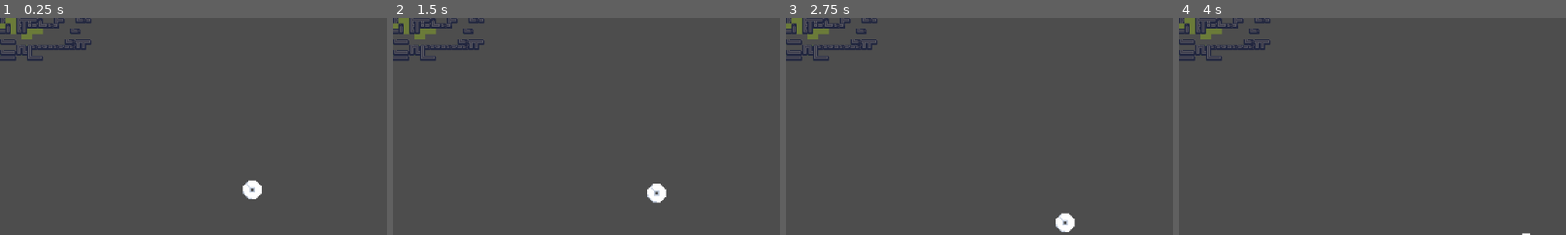
Above: before the commit, frames 1-4 (left to right).
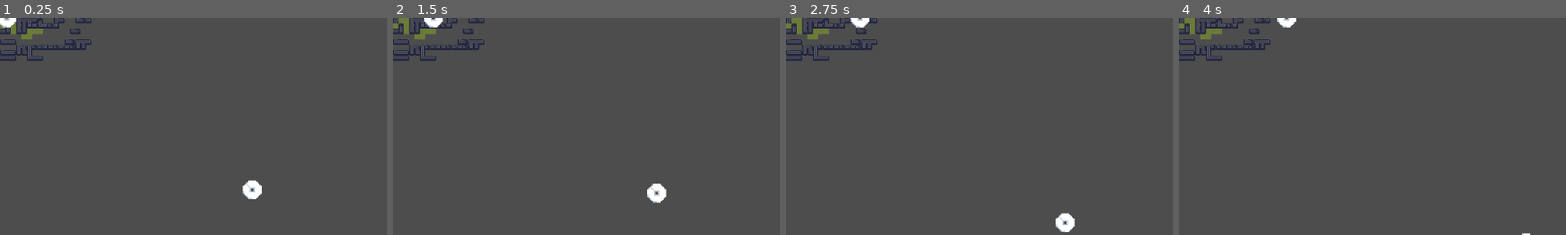
Above: after the commit, the same moments.

Repository: Lysquid/GMTK-2023
Game: Godot game, scene res://src/main.tscn
The game is run twice, just before and just after one commit, with the same random seed, the same clock (stepped at 60 frames per second) and the same inputs.
Inputs (mouse positions are % of the whole screen's width and height, from its top left):
- Up to frame 1 (0.25 s): no input
- Up to frame 2 (1.5 s): move the mouse to (33, 40) at 0.52 s; click (33, 40) at 0.6 s; move the mouse to (39, 59) at 1.27 s; click (39, 59) at 1.35 s
- Up to frame 3 (2.75 s): move the mouse to (60, 28) at 2.02 s; click (60, 28) at 2.1 s
- Up to frame 4 (4 s): move the mouse to (45, 70) at 2.77 s; click (45, 70) at 2.85 s; move the mouse to (80, 65) at 3.52 s; click (80, 65) at 3.6 s
The pictures show only the part of the screen within x 0-50%, y 0-50%; the shares and areas given below are measured in that part.

The runs differ from the first frame. In frame 1, 0.2% of the frame differs, in the area x 0-5%, y 0-5%; in frame 2, 0.2%, in the area x 8-14%, y 0-5%; in frame 3, 0.2%; in frame 4, 0.2%.

Commit message:
removed collisions on bodies

Diff:
--- a/src/entities/zombie.gd
+++ b/src/entities/zombie.gd
@@ -17,6 +17,12 @@
 func get_dir():
 	var mouse_pos = get_viewport().get_mouse_position()
 	return (mouse_pos - position).normalized()
+
+
+func kill():
+	self.alive = false
+	self.selected = false
+	$CollisionShape2D.set_deferred("disabled", true)
 
 
 func _process(delta):
@@ -55,9 +61,7 @@
 
 
 func _on_area_2d_body_shape_entered(body_rid, body, body_shape_index, local_shape_index):
-	if body == self or !self.alive or !body.is_in_group("zombies"): return
+	if body == self or !body.is_in_group("zombies") or !self.alive: return
 
-	self.alive = false
-	self.selected = false
-	body.alive = false
-	body.selected = false
+	self.kill()
+	body.kill()
--- a/src/level/level.tscn
+++ b/src/level/level.tscn
@@ -20,3 +20,5 @@
 
 [node name="Zombie2" parent="Zombies" instance=ExtResource("1_ibkw1")]
 position = Vector2(405, 385)
+
+[node name="Zombie3" parent="Zombies" instance=ExtResource("1_ibkw1")]
